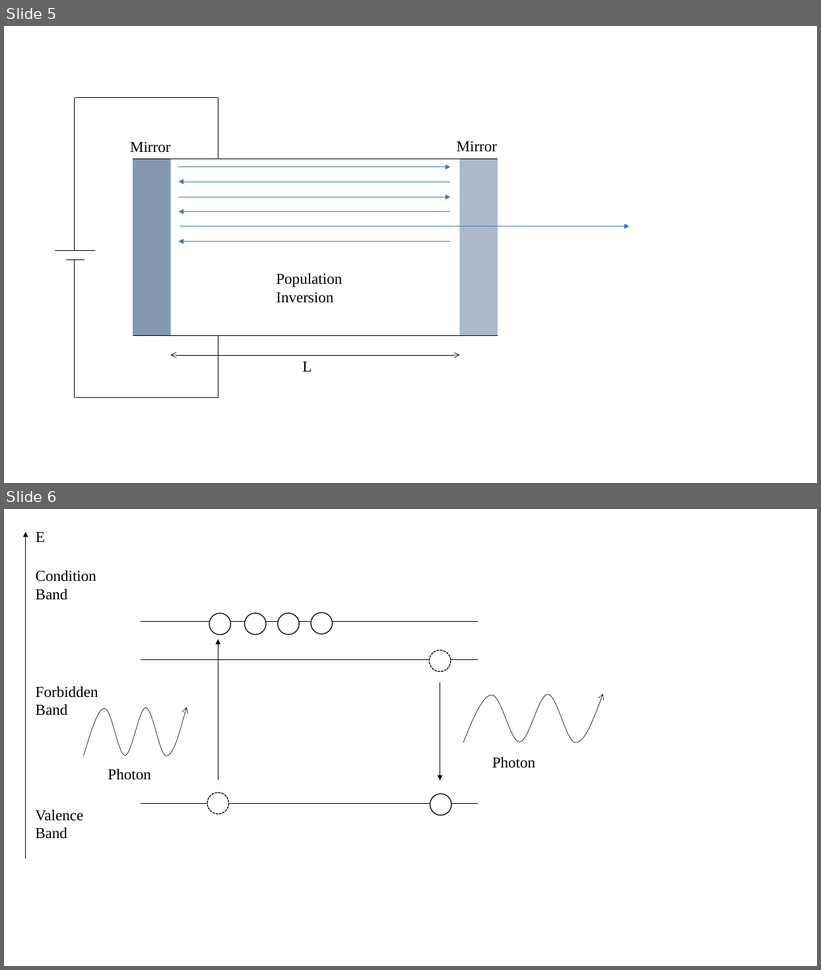
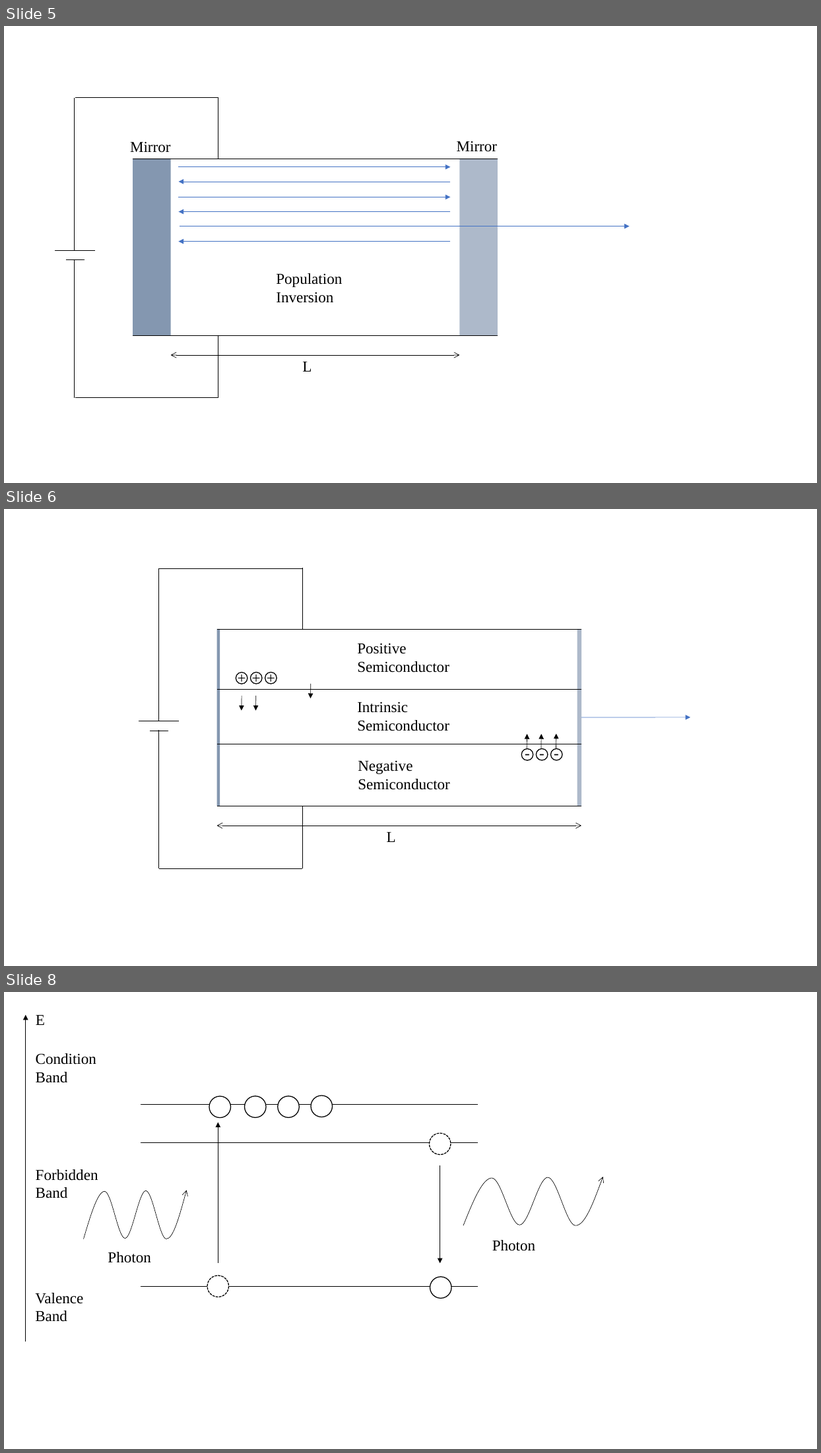
Before and after one commit to akican26/test1, a slide deck: 画像.pptx. Shown one above the other, each under a label of ours: slides 5 and 6 before the commit, slides 5, 6 and 8 after it; the slides between them are not shown. The pictures are 821x970 and 821x1453 pixels, drawn with LibreOffice and Linux fonts; fonts in the diff are those of the drawing. Boxes give left, top, right and bottom in pixels: in the first picture for what was removed or moved away, otherwise in the second. Text is boxed around its words. In the diff, an @@ line names an element or a change of style, - is before the commit and + after.

```diff
--- a/画像.pptx
+++ b/画像.pptx
@@ slide 6 added at (x1=4, y1=509, x2=817, y2=966), background #FFFFFF @@
@@ line added from (302, 630) to (302, 568), #000000 0.5 pt @@
@@ line added from (158, 568) to (158, 722), #000000 0.5 pt @@
@@ line added from (302, 568) to (159, 568), #000000 0.5 pt @@
@@ rectangle added at (x1=217, y1=629, x2=220, y2=806), fill #8497B0 @@
@@ line added from (217, 629) to (582, 629), #000000 0.5 pt @@
@@ text added at (x1=357, y1=643, x2=450, y2=673), 18 pt, text #000000 @@
+Positive
+Semiconductor
@@ rectangle added at (x1=578, y1=629, x2=582, y2=806), fill #ADB9CA @@
@@ group added at (x1=232, y1=665, x2=281, y2=690): 3 texts, 3 ellipses @@
++
++
++
@@ arrow added from (311, 684) to (311, 698), #000000 0.5 pt @@
@@ line added from (217, 690) to (582, 690), #000000 0.5 pt @@
@@ arrow added from (242, 696) to (242, 711), #000000 0.5 pt @@
@@ arrow added from (256, 696) to (256, 711), #000000 0.5 pt @@
@@ text added at (x1=357, y1=702, x2=450, y2=731), 18 pt, text #000000 @@
+Intrinsic
+Semiconductor
@@ line added from (139, 722) to (179, 722), #000000 0.5 pt @@
@@ arrow added from (582, 718) to (691, 718), #4472C4 0.5 pt @@
@@ line added from (150, 731) to (168, 731), #000000 0.5 pt @@
@@ line added from (158, 730) to (158, 869), #000000 0.5 pt @@
@@ line added from (217, 745) to (582, 745), #000000 0.5 pt @@
@@ arrow added from (527, 749) to (527, 734), #000000 0.5 pt @@
@@ arrow added from (541, 749) to (541, 734), #000000 0.5 pt @@
@@ group added at (x1=519, y1=740, x2=568, y2=764): 3 texts, 3 ellipses @@
+-
+-
+-
@@ arrow added from (556, 749) to (556, 734), #000000 0.5 pt @@
@@ text added at (x1=358, y1=760, x2=450, y2=790), 18 pt, text #000000 @@
+Negative
+Semiconductor
@@ line added from (217, 806) to (582, 806), #000000 0.5 pt @@
@@ line added from (302, 869) to (302, 806), #000000 0.5 pt @@
@@ double arrow added from (217, 826) to (582, 826), #000000 0.5 pt @@
@@ text added at (x1=387, y1=832, x2=396, y2=842), 18 pt, text #000000 @@
+L
@@ line added from (159, 869) to (302, 869), #000000 0.5 pt @@
@@ what was slide 6 is now slide 8 @@
```
Also in this commit, not shown: 1 other slide added, 34 other files.
